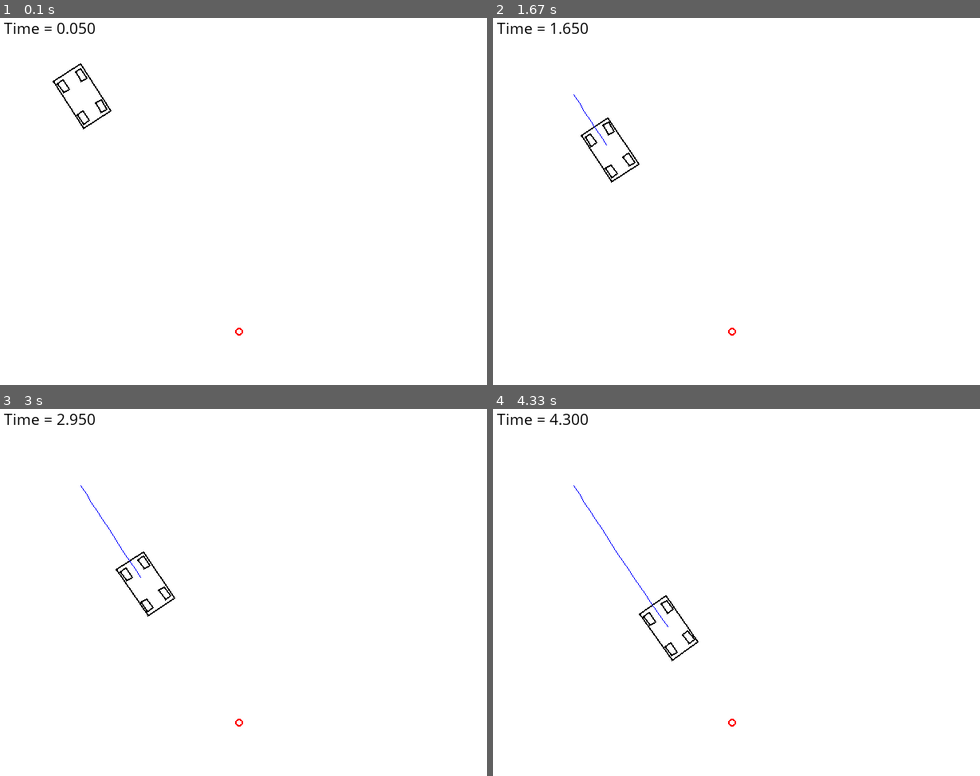
Above: before the commit, frames 1-4 (two rows, left to right).
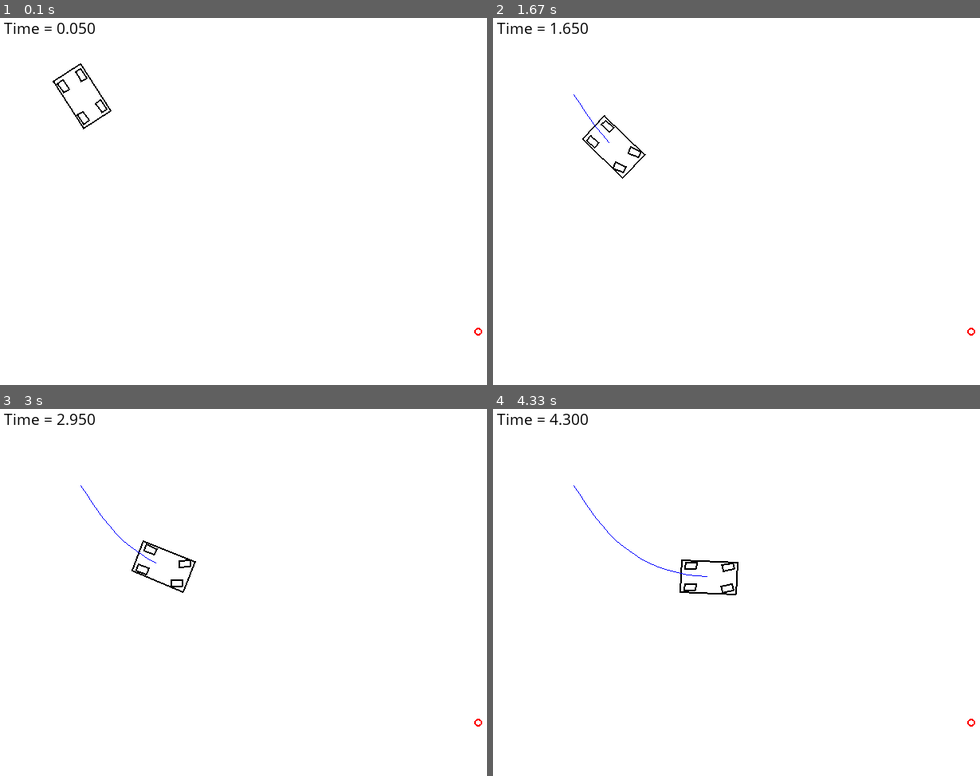
Above: after the commit, the same moments.

Repository: Sekou/PYHelpersRTU
Game: pygame game, started from mobile_robot2d.py
The game is run twice, just before and just after one commit, with the same random seed, the same clock (stepped at 60 frames per second) and the same inputs.
Inputs:
- Up to frame 1 (0.1 s): no input
- Up to frame 2 (1.67 s): no input
- Up to frame 3 (3 s): no input
- Up to frame 4 (4.33 s): no input

The runs differ from the first frame. In frame 1, less than 0.1% of the frame differs, in the area x 16-100%, y 22-87%; in frame 2, 0.4%; in frame 3, 0.6%; in frame 4, 0.7%, in the area x 18-100%, y 23-87%.

Commit message:
Update mobile_robot2d.py

Diff:
--- a/mobile_robot2d.py
+++ b/mobile_robot2d.py
@@ -104,7 +104,7 @@
     robot=Robot(100, 100, 1)
 
     time=0
-    goal = [300,400]
+    goal = [600,400]
 
     while True:
         for ev in pygame.event.get():
